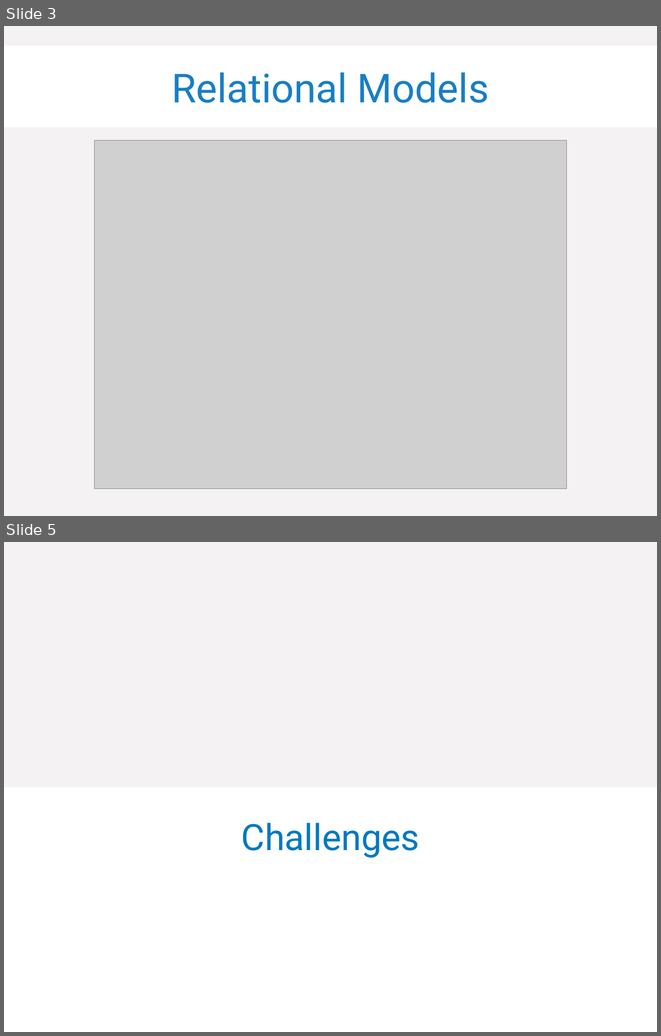
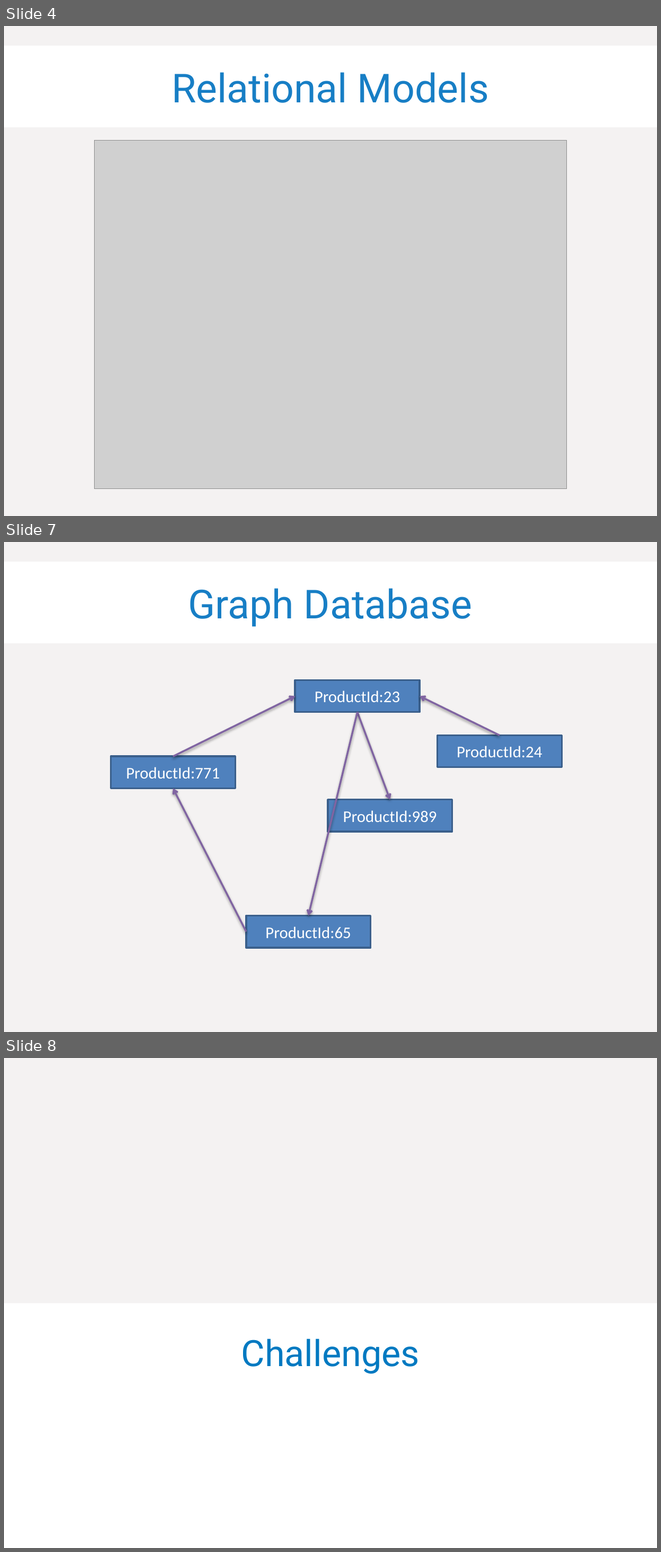
Before and after one commit to jbogard/presentations, a slide deck: polyglotpersistence/Real World Polyglot Persistence.pptx. Shown one above the other, each under a label of ours: slides 3 and 5 before the commit, slides 4, 7 and 8 after it; the slides between them are not shown. The pictures are 661x1036 and 661x1552 pixels, drawn with LibreOffice and Linux fonts; fonts in the diff are those of the drawing; grey boxes stand for pictures; background and template pictures are left out. Boxes give left, top, right and bottom in pixels: in the first picture for what was removed or moved away, otherwise in the second. Text is boxed around its words. In the diff, an @@ line names an element or a change of style, - is before the commit and + after.

```diff
--- a/polyglotpersistence/Real World Polyglot Persistence.pptx
+++ b/polyglotpersistence/Real World Polyglot Persistence.pptx
@@ slide 7 added at [4,542,657,1032], background #F4F2F2 @@
@@ title added at [4,562,657,643], fill #FFFFFF, 44 pt, text #177EC5 @@
+Graph Database
@@ rectangle added at [295,680,420,712], fill #4F81BD, outline #3A5F8C 2 pt, 18 pt, text #FFFFFF @@
+ProductId:23
@@ arrow added from (173, 756) to (295, 696), #8064A2 2 pt @@
@@ arrow added from (500, 735) to (420, 696), #8064A2 2 pt @@
@@ arrow added from (358, 712) to (308, 916), #8064A2 2 pt @@
@@ arrow added from (358, 712) to (390, 799), #8064A2 2 pt @@
@@ rectangle added at [438,735,562,767], fill #4F81BD, outline #3A5F8C 2 pt, 18 pt, text #FFFFFF @@
+ProductId:24
@@ rectangle added at [111,756,236,788], fill #4F81BD, outline #3A5F8C 2 pt, 18 pt, text #FFFFFF @@
+ProductId:771
@@ arrow added from (246, 931) to (173, 788), #8064A2 2 pt @@
@@ rectangle added at [328,799,452,831], fill #4F81BD, outline #3A5F8C 2 pt, 18 pt, text #FFFFFF @@
+ProductId:989
@@ rectangle added at [246,916,371,947], fill #4F81BD, outline #3A5F8C 2 pt, 18 pt, text #FFFFFF @@
+ProductId:65
@@ what was slide 3 is now slide 4 @@
@@ what was slide 5 is now slide 8 @@
```
Also in this commit, not shown: 1 slide changed, 2 other slides added.
